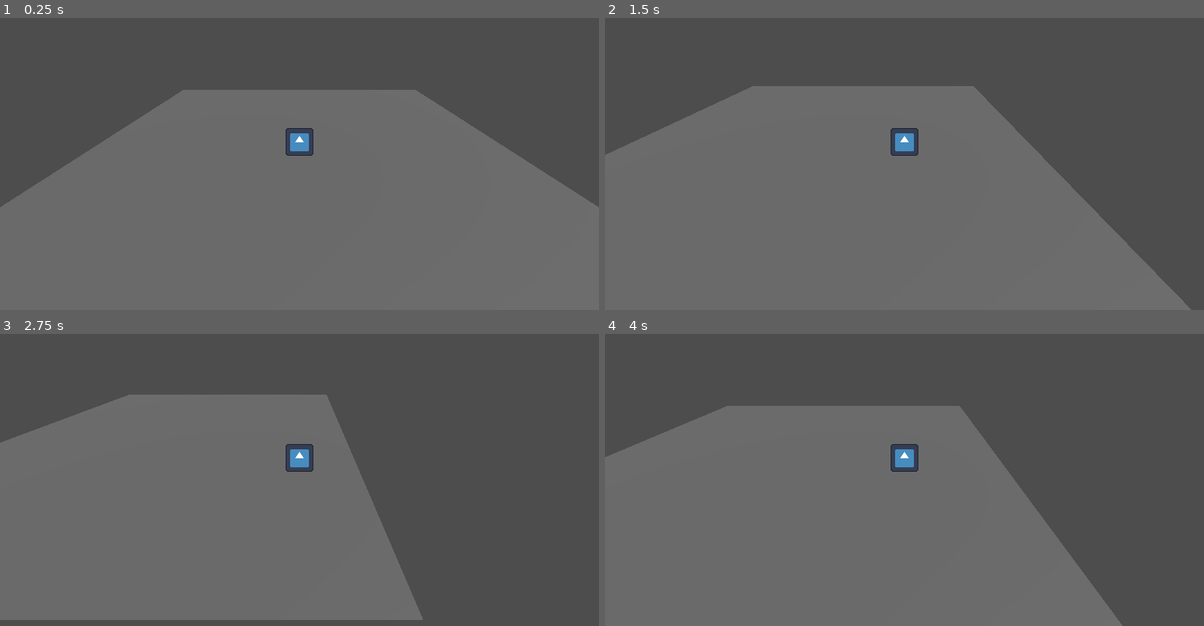
Above: before the commit, frames 1-4 (two rows, left to right).
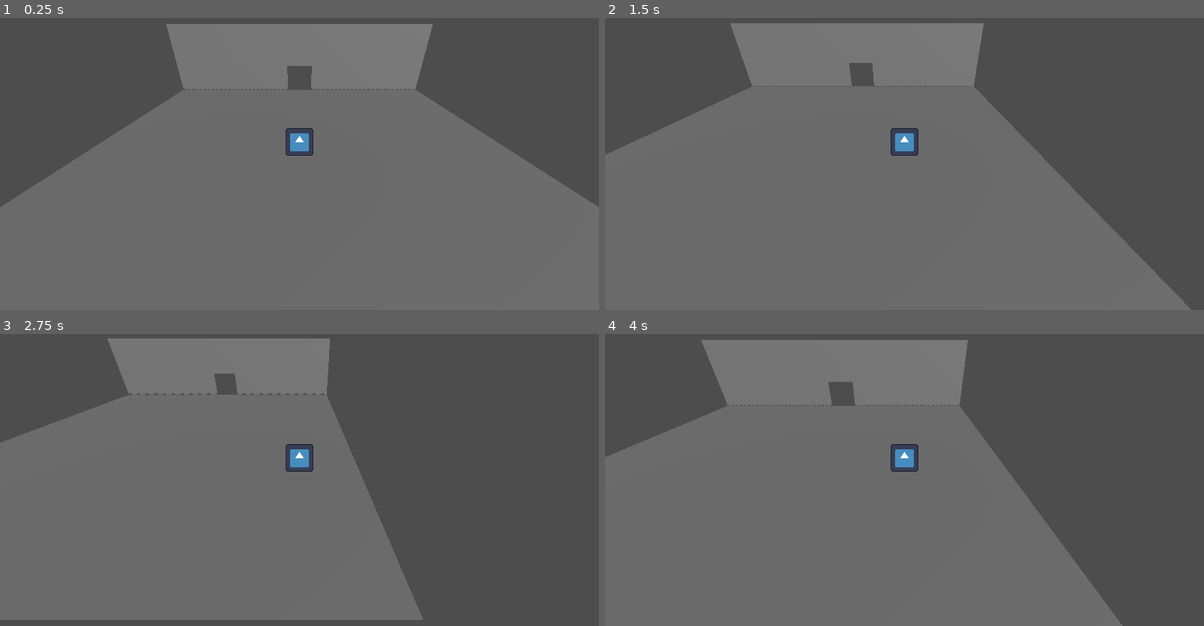
Above: after the commit, the same moments.

Repository: Rusty-Rat-Studios/dead-living-and-dying
Game: Godot game, scene res://game.tscn
The game is run twice, just before and just after one commit, with the same random seed, the same clock (stepped at 60 frames per second) and the same inputs. The engine's default icon, where the game draws it, is replaced by a stand-in: a white triangle on a blue panel in a dark square.
Inputs:
- Up to frame 1 (0.25 s): no input
- Up to frame 2 (1.5 s): tap Enter (ui_accept) at 0.5, 0.77 s; hold Right (ui_right) 0.53-1.28 s; hold Down (ui_down) from 1.28 s (still down)
- Up to frame 3 (2.75 s): tap Enter (ui_accept) at 1.52 s; release Down (ui_down) at 2.03 s; hold Right (ui_right) from 2.03 s (still down)
- Up to frame 4 (4 s): release Right (ui_right) at 2.78 s; hold Up (ui_up) 2.78-3.53 s; tap Enter (ui_accept) at 3.02, 3.77 s; hold Left (ui_left) from 3.53 s (still down)

The runs differ from the first frame. In frame 1, 9.0% of the frame differs, in the area x 27-73%, y 2-25%; in frame 2, 8.2%; in frame 3, 6.5%; in frame 4, 9.0%.

Commit message:
Add wall with doorway cutout

Diff:
--- a/game.tscn
+++ b/game.tscn
@@ -1,12 +1,19 @@
-[gd_scene load_steps=4 format=3 uid="uid://dx3xbk4c7uji8"]
+[gd_scene load_steps=7 format=3 uid="uid://dx3xbk4c7uji8"]
 
 [ext_resource type="PackedScene" uid="uid://mt6b5vxmupgn" path="res://player.tscn" id="1_hu241"]
+[ext_resource type="PackedScene" uid="uid://bs0y7abr3e306" path="res://wall.tscn" id="2_edwe2"]
 
 [sub_resource type="WorldBoundaryShape3D" id="WorldBoundaryShape3D_7mwwj"]
 
 [sub_resource type="QuadMesh" id="QuadMesh_ggp70"]
 size = Vector2(20, 20)
 orientation = 1
+
+[sub_resource type="QuadMesh" id="QuadMesh_s6y4q"]
+size = Vector2(9, 5)
+
+[sub_resource type="QuadMesh" id="QuadMesh_pod1b"]
+size = Vector2(2, 3)
 
 [node name="Game" type="Node3D"]
 
@@ -21,12 +28,32 @@
 [node name="Player" parent="." instance=ExtResource("1_hu241")]
 
 [node name="DirectionalLight3D" type="DirectionalLight3D" parent="."]
-transform = Transform3D(0.707107, -0.353553, 0.612372, 0, 0.866025, 0.5, -0.707107, -0.353553, 0.612372, 10, 10, 10)
+transform = Transform3D(0.707107, -0.353553, 0.612373, 0, 0.866026, 0.5, -0.707107, -0.353553, 0.612373, 12, 10, 10)
 shadow_enabled = true
 
-[node name="StaticBody3D" type="StaticBody3D" parent="."]
+[node name="Wall" parent="." instance=ExtResource("2_edwe2")]
+transform = Transform3D(-4.37114e-08, 0, 1, 0, 1, 0, -1, 0, -4.37114e-08, -10, 0, 0)
 
-[node name="CollisionShape3D" type="CollisionShape3D" parent="StaticBody3D"]
+[node name="Wall-door" type="StaticBody3D" parent="."]
+transform = Transform3D(1, 0, 0, 0, 1, 0, 0, 0, 1, 0, 0, -10)
 
-[node name="MeshInstance3D" type="MeshInstance3D" parent="StaticBody3D"]
+[node name="MeshLeft" type="MeshInstance3D" parent="Wall-door"]
+transform = Transform3D(1, 0, 0, 0, 1, 0, 0, 0, 1, -5.5, 2.5, 0)
+mesh = SubResource("QuadMesh_s6y4q")
 skeleton = NodePath("../..")
+
+[node name="MeshRight" type="MeshInstance3D" parent="Wall-door"]
+transform = Transform3D(1, 0, 0, 0, 1, 0, 0, 0, 1, 5.5, 2.5, 0)
+mesh = SubResource("QuadMesh_s6y4q")
+skeleton = NodePath("../..")
+
+[node name="MeshTop" type="MeshInstance3D" parent="Wall-door"]
+transform = Transform3D(1, 0, 0, 0, 1, 0, 0, 0, 1, 0, 3.5, 0)
+mesh = SubResource("QuadMesh_pod1b")
+skeleton = NodePath("../..")
+
+[node name="CollisionPolygon3D" type="CollisionPolygon3D" parent="Wall-door"]
+polygon = PackedVector2Array(1, 0, 1, 2, -1, 2, -1, 0, -10, 0, -10, 5, 10, 5, 10, 0)
+
+[node name="Wall2" parent="." instance=ExtResource("2_edwe2")]
+transform = Transform3D(-4.37114e-08, 0, -1, 0, 1, 0, 1, 0, -4.37114e-08, 10, 0, 0)
